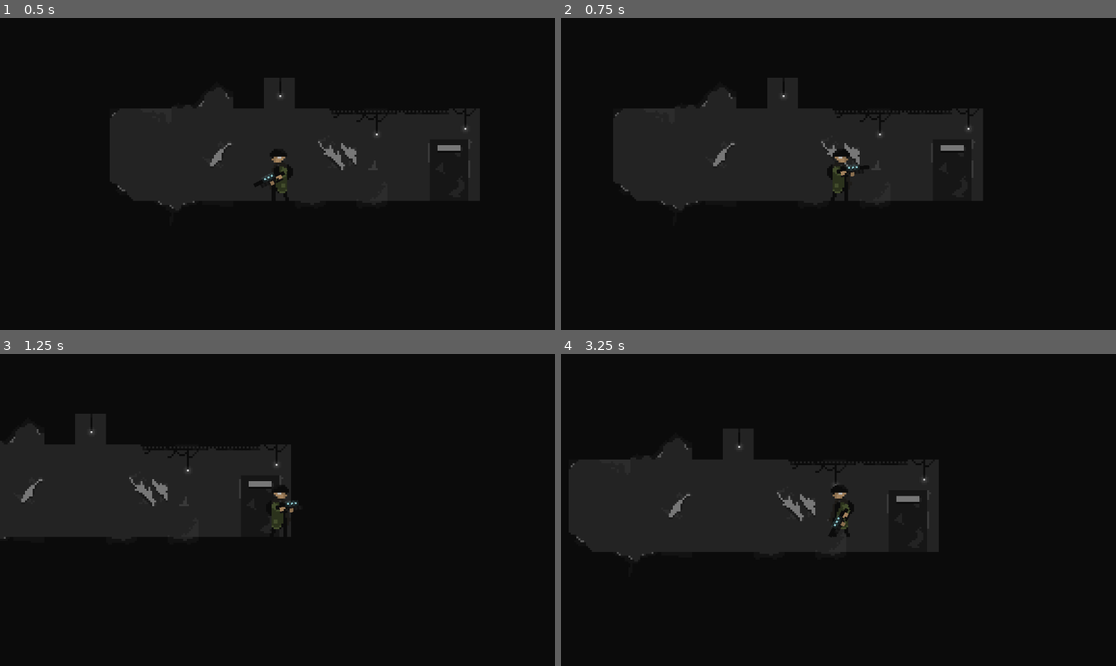
Above: before the commit, frames 1-4 (two rows, left to right).
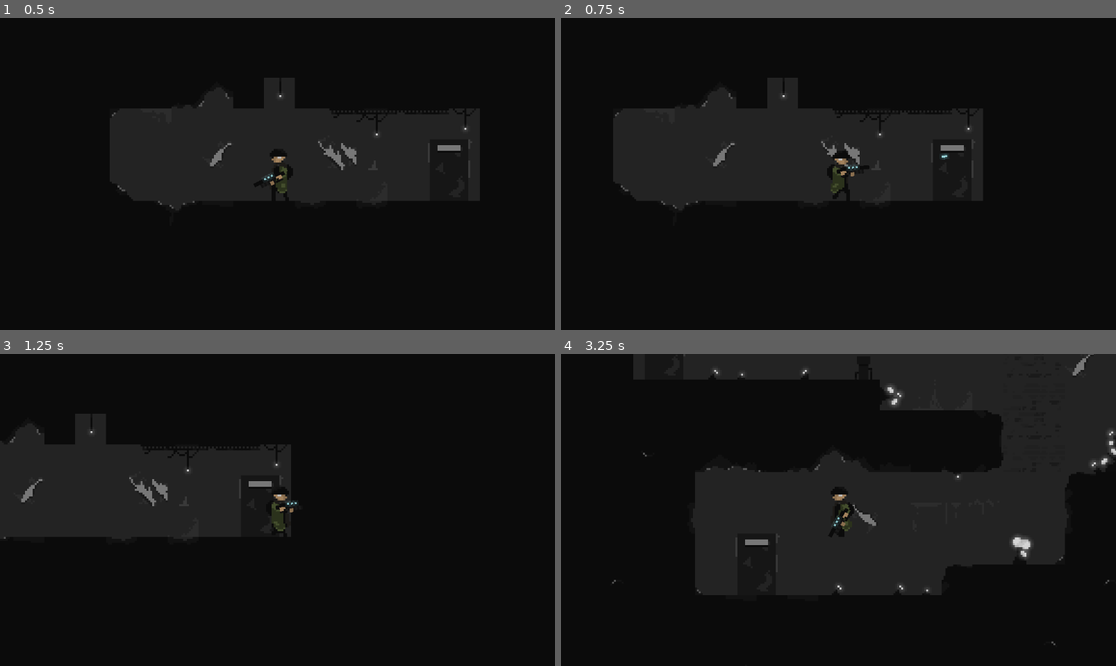
Above: after the commit, the same moments.

Repository: cperkins577/Dark
Game: Godot game, scene res://scenes/level_1.tscn
Two runs of this game, one before a commit and one after it. Both use one fixed random seed, a clock stepped at 60 frames per second and the inputs below.
Inputs (mouse positions are in pixels of both pictures, inside the frame that each line leads up to):
- Up to frame 1 (0.5 s): no input
- Up to frame 2 (0.75 s): tap Enter at 0.5 s; move the mouse to (960, 158) at 0.52 s; hold D (move_right) from 0.53 s (still down); click (960, 158) at 0.6 s
- Up to frame 3 (1.25 s): keep holding D (move_right); tap Space (jump) at 0.77 s
- Up to frame 4 (3.25 s): move the mouse to (727, 525) at 1.27 s; click (727, 525) at 1.35 s; tap Space (jump) at 1.52, 3.02 s; move the mouse to (894, 441) at 2.02 s; release D (move_right) at 2.03 s; hold A (move_left) 2.03-2.78 s; tap W (enter_door) at 2.1 s; click (894, 441) at 2.3 s; move the mouse to (810, 572) at 2.77 s; hold D (move_right) from 2.78 s (still down); click (810, 572) at 2.85 s

Frame 1 is identical in both runs. In frame 2, less than 0.1% of the frame differs, in the area x 48-70%, y 42-57%; in frame 3, less than 0.1%; in frame 4, 2.6%, in the area x 1-100%, y 0-94%.

Commit message:
Added gun shooting animations

Diff:
--- a/door.gd
+++ b/door.gd
@@ -14,6 +14,7 @@
 
 func _on_door_body_entered(body: CharacterBody2D)->void:
 	if body is Player:
+		print("entered")
 		player = body
 
 func _on_door_body_exited(body: CharacterBody2D)->void:
--- a/gun_1.gd
+++ /dev/null
@@ -1,4 +0,0 @@
-extends Sprite2D
-
-func _process(delta):
-	look_at(get_global_mouse_position())
--- a/gun_1.tscn
+++ /dev/null
@@ -1,15 +0,0 @@
-[gd_scene load_steps=3 format=3 uid="uid://cn7u4jh2mvxvs"]
-
-[ext_resource type="Texture2D" uid="uid://dn8t5p73w38t" path="res://art/DARK Edition/Sprites/Gunslinger Hero/Gun/Guns Sprite Sheet 32x32.png" id="1_uoofr"]
-[ext_resource type="Script" path="res://gun_1.gd" id="2_ibxel"]
-
-[node name="Gun1" type="Sprite2D"]
-position = Vector2(226, 108)
-texture = ExtResource("1_uoofr")
-offset = Vector2(12, 0)
-hframes = 4
-vframes = 5
-script = ExtResource("2_ibxel")
-
-[node name="Barrel" type="Marker2D" parent="."]
-position = Vector2(18, 1)
--- a/gunslinger.gd
+++ b/gunslinger.gd
@@ -1,4 +1,6 @@
 extends CharacterBody2D
+
+class_name Player
 
 @onready var animation_tree : AnimationTree = $AnimationTree
 @onready var state_machine = animation_tree["parameters/playback"]
@@ -15,18 +17,24 @@
 		velocity.y += gravity * delta
 
 	#Gun aiming
-	animation_tree["parameters/BlendSpace2D/blend_position"] = get_local_mouse_position()
+	animation_tree["parameters/Idle/blend_position"] = get_local_mouse_position()
+	animation_tree["parameters/Walk/blend_position"] = get_local_mouse_position()
 
 	# Handle jump.
 	if Input.is_action_just_pressed("jump") and is_on_floor():
 		velocity.y = JUMP_VELOCITY
+
+	#Handle shoot
+	if Input.is_action_just_pressed("attack"):
+		$Gun1.shoot()
 
 	# Get the input direction and handle the movement/deceleration.
 	# As good practice, you should replace UI actions with custom gameplay actions.
 	var direction = Input.get_axis("move_left", "move_right")
 	if direction:
 		velocity.x = direction * SPEED
-
+		state_machine.travel("Walk")
 	else:
 		velocity.x = move_toward(velocity.x, 0, SPEED)
+		state_machine.travel("Idle")
 	move_and_slide()
--- a/gunslinger_player.tscn
+++ b/gunslinger_player.tscn
@@ -1,8 +1,8 @@
-[gd_scene load_steps=16 format=3 uid="uid://cpkpxfe8oct6l"]
+[gd_scene load_steps=22 format=3 uid="uid://cpkpxfe8oct6l"]
 
 [ext_resource type="Script" path="res://gunslinger.gd" id="1_2jgye"]
 [ext_resource type="Texture2D" uid="uid://b1vf4fgosik5a" path="res://art/DARK Edition/Sprites/Gunslinger Hero/Gunslinger/Gunslinger 48x48 Sprite Sheet no weapons for sprite stacking.png" id="1_ud23m"]
-[ext_resource type="PackedScene" uid="uid://cn7u4jh2mvxvs" path="res://gun_1.tscn" id="2_g658k"]
+[ext_resource type="PackedScene" uid="uid://cn7u4jh2mvxvs" path="res://scenes/gun1/gun_1.tscn" id="3_ps8se"]
 [ext_resource type="Texture2D" uid="uid://dn8t5p73w38t" path="res://art/DARK Edition/Sprites/Gunslinger Hero/Gun/Guns Sprite Sheet 32x32.png" id="4_25hn0"]
 
 [sub_resource type="RectangleShape2D" id="RectangleShape2D_floir"]
@@ -518,12 +518,288 @@
 "values": [Vector2(1, -1)]
 }
 
+[sub_resource type="Animation" id="Animation_u0lae"]
+resource_name = "walk_left"
+loop_mode = 1
+step = 0.125
+tracks/0/type = "value"
+tracks/0/imported = false
+tracks/0/enabled = true
+tracks/0/path = NodePath("Body:texture")
+tracks/0/interp = 1
+tracks/0/loop_wrap = true
+tracks/0/keys = {
+"times": PackedFloat32Array(0),
+"transitions": PackedFloat32Array(1),
+"update": 1,
+"values": [ExtResource("1_ud23m")]
+}
+tracks/1/type = "value"
+tracks/1/imported = false
+tracks/1/enabled = true
+tracks/1/path = NodePath("Body:hframes")
+tracks/1/interp = 1
+tracks/1/loop_wrap = true
+tracks/1/keys = {
+"times": PackedFloat32Array(0),
+"transitions": PackedFloat32Array(1),
+"update": 1,
+"values": [9]
+}
+tracks/2/type = "value"
+tracks/2/imported = false
+tracks/2/enabled = true
+tracks/2/path = NodePath("Body:vframes")
+tracks/2/interp = 1
+tracks/2/loop_wrap = true
+tracks/2/keys = {
+"times": PackedFloat32Array(0),
+"transitions": PackedFloat32Array(1),
+"update": 1,
+"values": [13]
+}
+tracks/3/type = "value"
+tracks/3/imported = false
+tracks/3/enabled = true
+tracks/3/path = NodePath("Body:frame")
+tracks/3/interp = 1
+tracks/3/loop_wrap = true
+tracks/3/keys = {
+"times": PackedFloat32Array(0, 0.125, 0.25, 0.375, 0.5, 0.625, 0.75, 0.875),
+"transitions": PackedFloat32Array(1, 1, 1, 1, 1, 1, 1, 1),
+"update": 1,
+"values": [9, 10, 11, 12, 13, 14, 15, 16]
+}
+tracks/4/type = "value"
+tracks/4/imported = false
+tracks/4/enabled = true
+tracks/4/path = NodePath("Gun1:texture")
+tracks/4/interp = 1
+tracks/4/loop_wrap = true
+tracks/4/keys = {
+"times": PackedFloat32Array(0),
+"transitions": PackedFloat32Array(1),
+"update": 1,
+"values": [ExtResource("4_25hn0")]
+}
+tracks/5/type = "value"
+tracks/5/imported = false
+tracks/5/enabled = true
+tracks/5/path = NodePath("Gun1:hframes")
+tracks/5/interp = 1
+tracks/5/loop_wrap = true
+tracks/5/keys = {
+"times": PackedFloat32Array(0),
+"transitions": PackedFloat32Array(1),
+"update": 1,
+"values": [4]
+}
+tracks/6/type = "value"
+tracks/6/imported = false
+tracks/6/enabled = true
+tracks/6/path = NodePath("Gun1:vframes")
+tracks/6/interp = 1
+tracks/6/loop_wrap = true
+tracks/6/keys = {
+"times": PackedFloat32Array(0),
+"transitions": PackedFloat32Array(1),
+"update": 1,
+"values": [5]
+}
+tracks/7/type = "value"
+tracks/7/imported = false
+tracks/7/enabled = true
+tracks/7/path = NodePath("Gun1:frame")
+tracks/7/interp = 1
+tracks/7/loop_wrap = true
+tracks/7/keys = {
+"times": PackedFloat32Array(0),
+"transitions": PackedFloat32Array(1),
+"update": 1,
+"values": [0]
+}
+tracks/8/type = "value"
+tracks/8/imported = false
+tracks/8/enabled = true
+tracks/8/path = NodePath("Gun1:position")
+tracks/8/interp = 1
+tracks/8/loop_wrap = true
+tracks/8/keys = {
+"times": PackedFloat32Array(0),
+"transitions": PackedFloat32Array(1),
+"update": 0,
+"values": [Vector2(4, -2)]
+}
+tracks/9/type = "value"
+tracks/9/imported = false
+tracks/9/enabled = true
+tracks/9/path = NodePath("Body:scale")
+tracks/9/interp = 1
+tracks/9/loop_wrap = true
+tracks/9/keys = {
+"times": PackedFloat32Array(0),
+"transitions": PackedFloat32Array(1),
+"update": 0,
+"values": [Vector2(-1, 1)]
+}
+tracks/10/type = "value"
+tracks/10/imported = false
+tracks/10/enabled = true
+tracks/10/path = NodePath("Gun1:scale")
+tracks/10/interp = 1
+tracks/10/loop_wrap = true
+tracks/10/keys = {
+"times": PackedFloat32Array(0),
+"transitions": PackedFloat32Array(1),
+"update": 0,
+"values": [Vector2(1, -1)]
+}
+
+[sub_resource type="Animation" id="Animation_gmrus"]
+resource_name = "walk_right"
+loop_mode = 1
+step = 0.125
+tracks/0/type = "value"
+tracks/0/imported = false
+tracks/0/enabled = true
+tracks/0/path = NodePath("Body:texture")
+tracks/0/interp = 1
+tracks/0/loop_wrap = true
+tracks/0/keys = {
+"times": PackedFloat32Array(0),
+"transitions": PackedFloat32Array(1),
+"update": 1,
+"values": [ExtResource("1_ud23m")]
+}
+tracks/1/type = "value"
+tracks/1/imported = false
+tracks/1/enabled = true
+tracks/1/path = NodePath("Body:hframes")
+tracks/1/interp = 1
+tracks/1/loop_wrap = true
+tracks/1/keys = {
+"times": PackedFloat32Array(0),
+"transitions": PackedFloat32Array(1),
+"update": 1,
+"values": [9]
+}
+tracks/2/type = "value"
+tracks/2/imported = false
+tracks/2/enabled = true
+tracks/2/path = NodePath("Body:vframes")
+tracks/2/interp = 1
+tracks/2/loop_wrap = true
+tracks/2/keys = {
+"times": PackedFloat32Array(0),
+"transitions": PackedFloat32Array(1),
+"update": 1,
+"values": [13]
+}
+tracks/3/type = "value"
+tracks/3/imported = false
+tracks/3/enabled = true
+tracks/3/path = NodePath("Body:frame")
+tracks/3/interp = 1
+tracks/3/loop_wrap = true
+tracks/3/keys = {
+"times": PackedFloat32Array(0, 0.125, 0.25, 0.375, 0.5, 0.625, 0.75, 0.875),
+"transitions": PackedFloat32Array(1, 1, 1, 1, 1, 1, 1, 1),
+"update": 1,
+"values": [9, 10, 11, 12, 13, 14, 15, 16]
+}
+tracks/4/type = "value"
+tracks/4/imported = false
+tracks/4/enabled = true
+tracks/4/path = NodePath("Gun1:texture")
+tracks/4/interp = 1
+tracks/4/loop_wrap = true
+tracks/4/keys = {
+"times": PackedFloat32Array(0),
+"transitions": PackedFloat32Array(1),
+"update": 1,
+"values": [ExtResource("4_25hn0")]
+}
+tracks/5/type = "value"
+tracks/5/imported = false
+tracks/5/enabled = true
+tracks/5/path = NodePath("Gun1:hframes")
+tracks/5/interp = 1
+tracks/5/loop_wrap = true
+tracks/5/keys = {
+"times": PackedFloat32Array(0),
+"transitions": PackedFloat32Array(1),
+"update": 1,
+"values": [4]
+}
+tracks/6/type = "value"
+tracks/6/imported = false
+tracks/6/enabled = true
+tracks/6/path = NodePath("Gun1:vframes")
+tracks/6/interp = 1
+tracks/6/loop_wrap = true
+tracks/6/keys = {
+"times": PackedFloat32Array(0),
+"transitions": PackedFloat32Array(1),
+"update": 1,
+"values": [5]
+}
+tracks/7/type = "value"
+tracks/7/imported = false
+tracks/7/enabled = true
+tracks/7/path = NodePath("Gun1:frame")
+tracks/7/interp = 1
+tracks/7/loop_wrap = true
+tracks/7/keys = {
+"times": PackedFloat32Array(0),
+"transitions": PackedFloat32Array(1),
+"update": 1,
+"values": [0]
+}
+tracks/8/type = "value"
+tracks/8/imported = false
+tracks/8/enabled = true
+tracks/8/path = NodePath("Gun1:position")
+tracks/8/interp = 1
+tracks/8/loop_wrap = true
+tracks/8/keys = {
+"times": PackedFloat32Array(0),
+"transitions": PackedFloat32Array(1),
+"update": 1,
+"values": [Vector2(-2, -2)]
+}
+tracks/9/type = "value"
+tracks/9/imported = false
+tracks/9/enabled = true
+tracks/9/path = NodePath("Body:scale")
+tracks/9/interp = 1
+tracks/9/loop_wrap = true
+tracks/9/keys = {
+"times": PackedFloat32Array(0),
+"transitions": PackedFloat32Array(1),
+"update": 0,
+"values": [Vector2(1, 1)]
+}
+tracks/10/type = "value"
+tracks/10/imported = false
+tracks/10/enabled = true
+tracks/10/path = NodePath("Gun1:scale")
+tracks/10/interp = 1
+tracks/10/loop_wrap = true
+tracks/10/keys = {
+"times": PackedFloat32Array(0),
+"transitions": PackedFloat32Array(1),
+"update": 0,
+"values": [Vector2(1, 1)]
+}
+
 [sub_resource type="AnimationLibrary" id="AnimationLibrary_bpc4v"]
 _data = {
 "RESET": SubResource("Animation_kouad"),
 "idle_left": SubResource("Animation_k574g"),
 "idle_right": SubResource("Animation_e37vq"),
-"walk": SubResource("Animation_khwn2")
+"walk": SubResource("Animation_khwn2"),
+"walk_left": SubResource("Animation_u0lae"),
+"walk_right": SubResource("Animation_gmrus")
 }
 
 [sub_resource type="AnimationNodeAnimation" id="AnimationNodeAnimation_lgbr3"]
@@ -539,16 +815,35 @@
 blend_point_1/pos = Vector2(1, 0)
 blend_mode = 1
 
+[sub_resource type="AnimationNodeAnimation" id="AnimationNodeAnimation_c5v0w"]
+animation = &"walk_left"
+
+[sub_resource type="AnimationNodeAnimation" id="AnimationNodeAnimation_ejq2y"]
+animation = &"walk_right"
+
+[sub_resource type="AnimationNodeBlendSpace2D" id="AnimationNodeBlendSpace2D_gior6"]
+blend_point_0/node = SubResource("AnimationNodeAnimation_c5v0w")
+blend_point_0/pos = Vector2(-1, 0)
+blend_point_1/node = SubResource("AnimationNodeAnimation_ejq2y")
+blend_point_1/pos = Vector2(1, 0)
+blend_mode = 1
+
 [sub_resource type="AnimationNodeStateMachineTransition" id="AnimationNodeStateMachineTransition_egwc4"]
 advance_mode = 2
 
+[sub_resource type="AnimationNodeStateMachineTransition" id="AnimationNodeStateMachineTransition_dwse8"]
+
 [sub_resource type="AnimationNodeStateMachine" id="AnimationNodeStateMachine_136n5"]
-states/BlendSpace2D/node = SubResource("AnimationNodeBlendSpace2D_ueewk")
-states/BlendSpace2D/position = Vector2(383, 105)
-transitions = ["Start", "BlendSpace2D", SubResource("AnimationNodeStateMachineTransition_egwc4")]
+states/Idle/node = SubResource("AnimationNodeBlendSpace2D_ueewk")
+states/Idle/position = Vector2(383, 105)
+states/Walk/node = SubResource("AnimationNodeBlendSpace2D_gior6")
+states/Walk/position = Vector2(570, 100)
+transitions = ["Start", "Idle", SubResource("AnimationNodeStateMachineTransition_egwc4"), "Idle", "Walk", SubResource("AnimationNodeStateMachineTransition_dwse8")]
 
 [node name="Gunslinger" type="CharacterBody2D"]
 position = Vector2(154, 93)
+collision_layer = 2
+collision_mask = 25
 script = ExtResource("1_2jgye")
 
 [node name="CollisionShape2D" type="CollisionShape2D" parent="."]
@@ -560,10 +855,11 @@
 hframes = 9
 vframes = 13
 
-[node name="Gun1" parent="." instance=ExtResource("2_g658k")]
+[node name="Gun1" parent="." instance=ExtResource("3_ps8se")]
 position = Vector2(-2, -2)
 scale = Vector2(1, -1)
 offset = Vector2(12, -1)
+frame = 0
 
 [node name="AnimationPlayer" type="AnimationPlayer" parent="."]
 libraries = {
@@ -576,7 +872,8 @@
 }
 tree_root = SubResource("AnimationNodeStateMachine_136n5")
 anim_player = NodePath("../AnimationPlayer")
-parameters/BlendSpace2D/blend_position = Vector2(0.6336, -1.05291)
+parameters/Idle/blend_position = Vector2(0.6336, -1.05291)
+parameters/Walk/blend_position = Vector2(-0.992, 0.0238096)
 
 [node name="Camera2D" type="Camera2D" parent="."]
 zoom = Vector2(4, 4)
--- /dev/null
+++ b/scenes/gun1/bullet.gd
@@ -0,0 +1,13 @@
+extends Area2D
+
+var travelled_distance = 0
+
+func _physics_process(delta):
+	var speed = 500
+	const RANGE = 200
+	var direction = Vector2.RIGHT.rotated(rotation)
+	position += direction * speed * delta
+
+	travelled_distance += speed * delta
+	if travelled_distance > RANGE:
+		queue_free()
--- /dev/null
+++ b/scenes/gun1/bullet.tscn
@@ -0,0 +1,99 @@
+[gd_scene load_steps=13 format=3 uid="uid://bvjw243gvnxfe"]
+
+[ext_resource type="Script" path="res://scenes/gun1/bullet.gd" id="1_vclqx"]
+[ext_resource type="Texture2D" uid="uid://delum0w6cox73" path="res://art/DARK Edition/Sprites/Gunslinger Hero/Gun/Projectiles 16x16 Sprite Sheet.png" id="2_jy7gg"]
+
+[sub_resource type="RectangleShape2D" id="RectangleShape2D_huv35"]
+size = Vector2(5, 3)
+
+[sub_resource type="AtlasTexture" id="AtlasTexture_xo0yx"]
+atlas = ExtResource("2_jy7gg")
+region = Rect2(0, 0, 16, 16)
+
+[sub_resource type="AtlasTexture" id="AtlasTexture_m0kkl"]
+atlas = ExtResource("2_jy7gg")
+region = Rect2(16, 0, 16, 16)
+
+[sub_resource type="AtlasTexture" id="AtlasTexture_gsx3d"]
+atlas = ExtResource("2_jy7gg")
+region = Rect2(32, 0, 16, 16)
+
+[sub_resource type="AtlasTexture" id="AtlasTexture_phnt6"]
+atlas = ExtResource("2_jy7gg")
+region = Rect2(0, 16, 16, 16)
+
+[sub_resource type="AtlasTexture" id="AtlasTexture_8ckpw"]
+atlas = ExtResource("2_jy7gg")
+region = Rect2(16, 16, 16, 16)
+
+[sub_resource type="AtlasTexture" id="AtlasTexture_14fgd"]
+atlas = ExtResource("2_jy7gg")
+region = Rect2(32, 16, 16, 16)
+
+[sub_resource type="AtlasTexture" id="AtlasTexture_m53od"]
+atlas = ExtResource("2_jy7gg")
+region = Rect2(48, 16, 16, 16)
+
+[sub_resource type="AtlasTexture" id="AtlasTexture_2xwsw"]
+atlas = ExtResource("2_jy7gg")
+region = Rect2(64, 16, 16, 16)
+
+[sub_resource type="SpriteFrames" id="SpriteFrames_e2yk3"]
+animations = [{
+"frames": [{
+"duration": 1.0,
+"texture": SubResource("AtlasTexture_xo0yx")
+}, {
+"duration": 1.0,
+"texture": SubResource("AtlasTexture_m0kkl")
+}, {
+"duration": 1.0,
+"texture": SubResource("AtlasTexture_gsx3d")
+}, {
+"duration": 1.0,
+"texture": SubResource("AtlasTexture_m0kkl")
+}, {
+"duration": 1.0,
+"texture": SubResource("AtlasTexture_xo0yx")
+}],
+"loop": true,
+"name": &"Fire",
+"speed": 5.0
+}, {
+"frames": [{
+"duration": 1.0,
+"texture": SubResource("AtlasTexture_phnt6")
+}, {
+"duration": 1.0,
+"texture": SubResource("AtlasTexture_8ckpw")
+}, {
+"duration": 1.0,
+"texture": SubResource("AtlasTexture_14fgd")
+}, {
+"duration": 1.0,
+"texture": SubResource("AtlasTexture_m53od")
+}, {
+"duration": 1.0,
+"texture": SubResource("AtlasTexture_2xwsw")
+}],
+"loop": false,
+"name": &"Hit",
+"speed": 8.0
+}]
+
+[node name="Bullet" type="Area2D"]
+top_level = true
+collision_layer = 32
+collision_mask = 5
+script = ExtResource("1_vclqx")
+
+[node name="CollisionShape2D" type="CollisionShape2D" parent="."]
+position = Vector2(-0.00071907, 0.00071764)
+shape = SubResource("RectangleShape2D_huv35")
+
+[node name="Projectile" type="AnimatedSprite2D" parent="."]
+position = Vector2(0.00715256, -0.0191708)
+sprite_frames = SubResource("SpriteFrames_e2yk3")
+animation = &"Fire"
+autoplay = "Fire"
+offset = Vector2(0.49213, -0.50639)
--- /dev/null
+++ b/scenes/gun1/gun_1.gd
@@ -0,0 +1,15 @@
+extends Sprite2D
+
+@onready var animation_tree : AnimationTree = $AnimationTree
+@onready var state_machine = animation_tree["parameters/playback"]
+
+func _process(_delta):
+	look_at(get_global_mouse_position())
+
+func shoot():
+	const BULLET = preload("res://scenes/gun1/bullet.tscn")
+	var new_bullet = BULLET.instantiate()
+	new_bullet.global_position = %Barrel.global_position
+	new_bullet.global_rotation = %Barrel.global_rotation
+	state_machine.travel("shoot")
+	%Barrel.add_child(new_bullet)
--- /dev/null
+++ b/scenes/gun1/gun_1.tscn
@@ -0,0 +1,102 @@
+[gd_scene load_steps=12 format=3 uid="uid://cn7u4jh2mvxvs"]
+
+[ext_resource type="Texture2D" uid="uid://dn8t5p73w38t" path="res://art/DARK Edition/Sprites/Gunslinger Hero/Gun/Guns Sprite Sheet 32x32.png" id="1_ob7by"]
+[ext_resource type="Script" path="res://scenes/gun1/gun_1.gd" id="2_y27cs"]
+
+[sub_resource type="Animation" id="Animation_fur4t"]
+resource_name = "shoot"
+length = 0.500013
+step = 0.125
+tracks/0/type = "value"
+tracks/0/imported = false
+tracks/0/enabled = true
+tracks/0/path = NodePath(".:frame")
+tracks/0/interp = 1
+tracks/0/loop_wrap = true
+tracks/0/keys = {
+"times": PackedFloat32Array(0, 0.125, 0.25, 0.375),
+"transitions": PackedFloat32Array(1, 1, 1, 1),
+"update": 1,
+"values": [4, 5, 6, 7]
+}
+
+[sub_resource type="Animation" id="Animation_posbt"]
+length = 0.001
+tracks/0/type = "value"
+tracks/0/imported = false
+tracks/0/enabled = true
+tracks/0/path = NodePath(".:frame")
+tracks/0/interp = 1
+tracks/0/loop_wrap = true
+tracks/0/keys = {
+"times": PackedFloat32Array(0),
+"transitions": PackedFloat32Array(1),
+"update": 1,
+"values": [4]
+}
+
+[sub_resource type="Animation" id="Animation_q43bi"]
+resource_name = "idle"
+step = 1.0
+tracks/0/type = "value"
+tracks/0/imported = false
+tracks/0/enabled = true
+tracks/0/path = NodePath(".:frame")
+tracks/0/interp = 1
+tracks/0/loop_wrap = true
+tracks/0/keys = {
+"times": PackedFloat32Array(0),
+"transitions": PackedFloat32Array(1),
+"update": 1,
+"values": [0]
+}
+
+[sub_resource type="AnimationLibrary" id="AnimationLibrary_p8g1y"]
+_data = {
+"RESET": SubResource("Animation_posbt"),
+"idle": SubResource("Animation_q43bi"),
+"shoot": SubResource("Animation_fur4t")
+}
+
+[sub_resource type="AnimationNodeAnimation" id="AnimationNodeAnimation_8cvcn"]
+animation = &"idle"
+
+[sub_resource type="AnimationNodeAnimation" id="AnimationNodeAnimation_hahu6"]
+animation = &"shoot"
+
+[sub_resource type="AnimationNodeStateMachineTransition" id="AnimationNodeStateMachineTransition_d6wv0"]
+advance_mode = 2
+
+[sub_resource type="AnimationNodeStateMachineTransition" id="AnimationNodeStateMachineTransition_sf4na"]
+
+[sub_resource type="AnimationNodeStateMachine" id="AnimationNodeStateMachine_j2nw2"]
+states/idle/node = SubResource("AnimationNodeAnimation_8cvcn")
+states/idle/position = Vector2(359, 76)
+states/shoot/node = SubResource("AnimationNodeAnimation_hahu6")
+states/shoot/position = Vector2(481, 76)
+transitions = ["Start", "idle", SubResource("AnimationNodeStateMachineTransition_d6wv0"), "idle", "shoot", SubResource("AnimationNodeStateMachineTransition_sf4na")]
+
+[node name="Gun1" type="Sprite2D"]
+position = Vector2(226, 108)
+texture = ExtResource("1_ob7by")
+offset = Vector2(12, 0)
+hframes = 4
+vframes = 5
+frame = 4
+script = ExtResource("2_y27cs")
+
+[node name="Barrel" type="Marker2D" parent="."]
+unique_name_in_owner = true
+position = Vector2(19, 0)
+
+[node name="AnimationPlayer" type="AnimationPlayer" parent="."]
+libraries = {
+"": SubResource("AnimationLibrary_p8g1y")
+}
+
+[node name="AnimationTree" type="AnimationTree" parent="."]
+libraries = {
+"": SubResource("AnimationLibrary_p8g1y")
+}
+tree_root = SubResource("AnimationNodeStateMachine_j2nw2")
+anim_player = NodePath("../AnimationPlayer")
--- a/scenes/samurai.gd
+++ b/scenes/samurai.gd
@@ -1,6 +1,6 @@
 extends CharacterBody2D
 
-class_name Player
+#class_name Player
 
 @onready var animation_tree : AnimationTree = $AnimationTree
 @onready var state_machine = animation_tree["parameters/playback"]
Not shown, added: scenes/gun1/gun4E69.tmp
